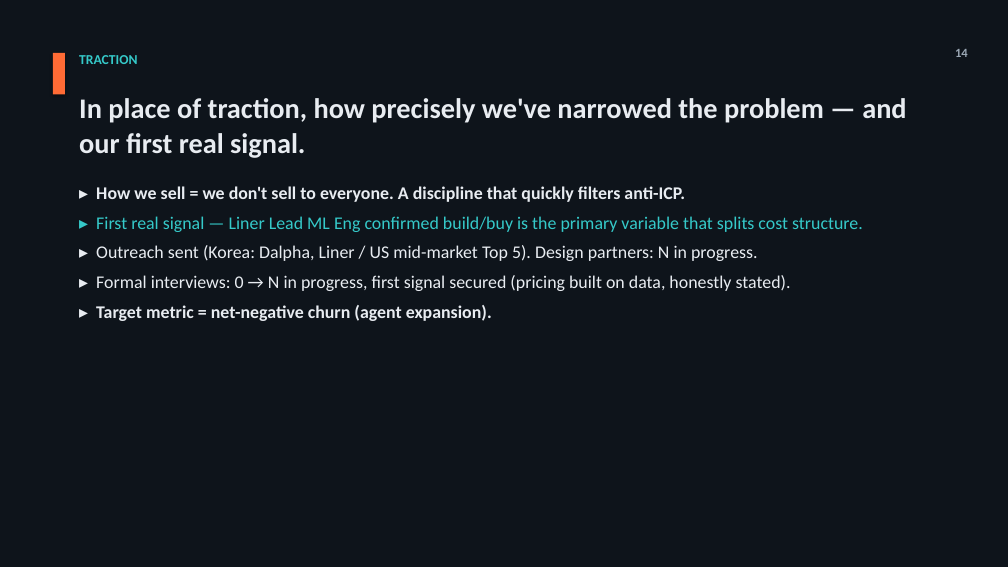
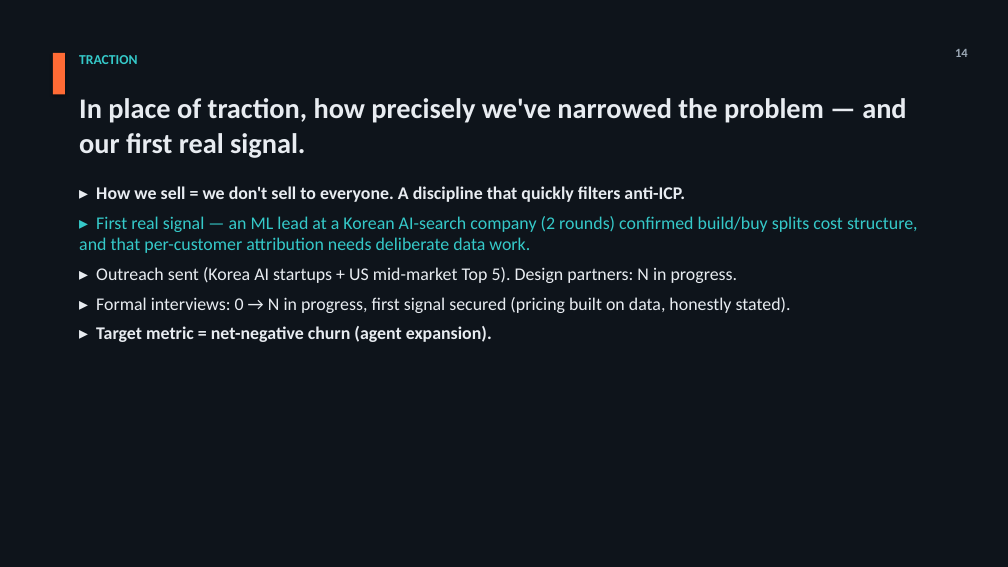
Before and after one commit to jmormalik/WTIA_AI_Cost_Gov, a slide deck: slide 14 of deliverables/Pitch_Deck_VersionB_Hero-Hybrid_EN.pptx. Drawn at 1008x567 pixels with LibreOffice and Linux fonts; fonts in the diff are those of the drawing. Boxes give left, top, right and bottom in pixels: in the first picture for what was removed or moved away, otherwise in the second. Text is boxed around its words. In the diff, an @@ line names an element or a change of style, - is before the commit and + after.

```diff
--- a/deliverables/Pitch_Deck_VersionB_Hero-Hybrid_EN.pptx
+++ b/deliverables/Pitch_Deck_VersionB_Hero-Hybrid_EN.pptx
@@ text at [79,216,918,283]: text changed @@
-▸ First real signal — Liner Lead ML Eng confirmed build/buy is the primary variable that splits cost structure.
-▸ Outreach sent (Korea: Dalpha, Liner / US mid-market Top 5). Design partners: N in progress.
+▸ First real signal — an ML lead at a Korean AI-search company (2 rounds) confirmed build/buy splits cost structure, and that per-customer attribution needs deliberate data work.
+▸ Outreach sent (Korea AI startups + US mid-market Top 5). Design partners: N in progress.
```
Also in this commit, not shown: 4 other slides changed, 6 other files.
